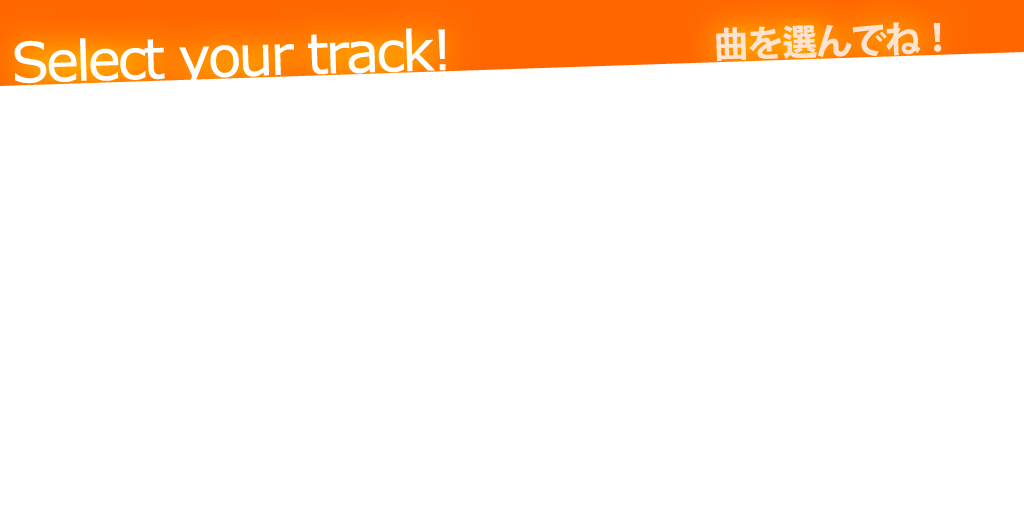
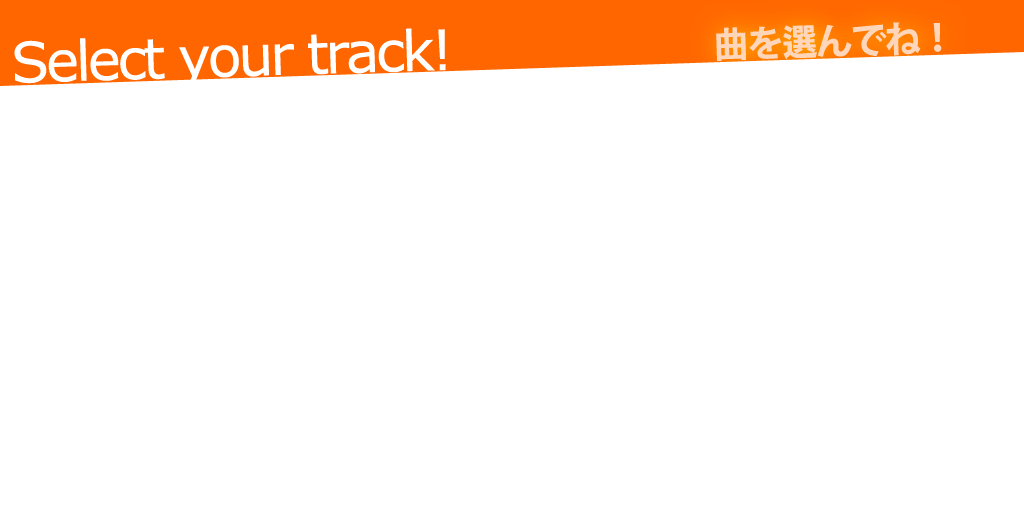
Comparing the layer stacks of the two 1024×512 images. Changes:
painted on "Select your track!" over 0, 0, 948, 86
